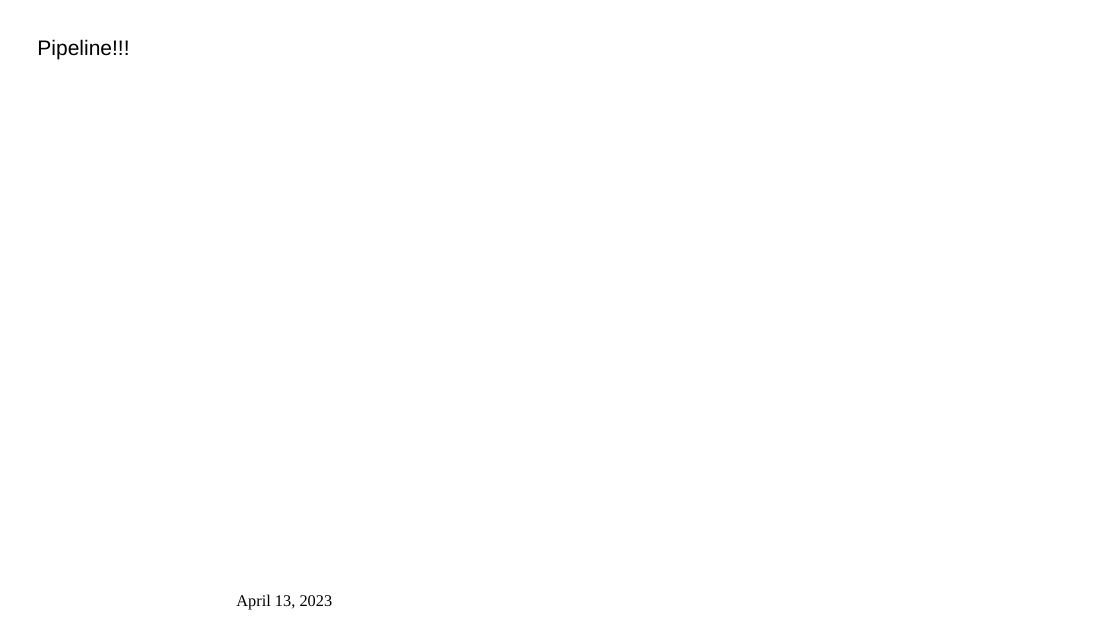
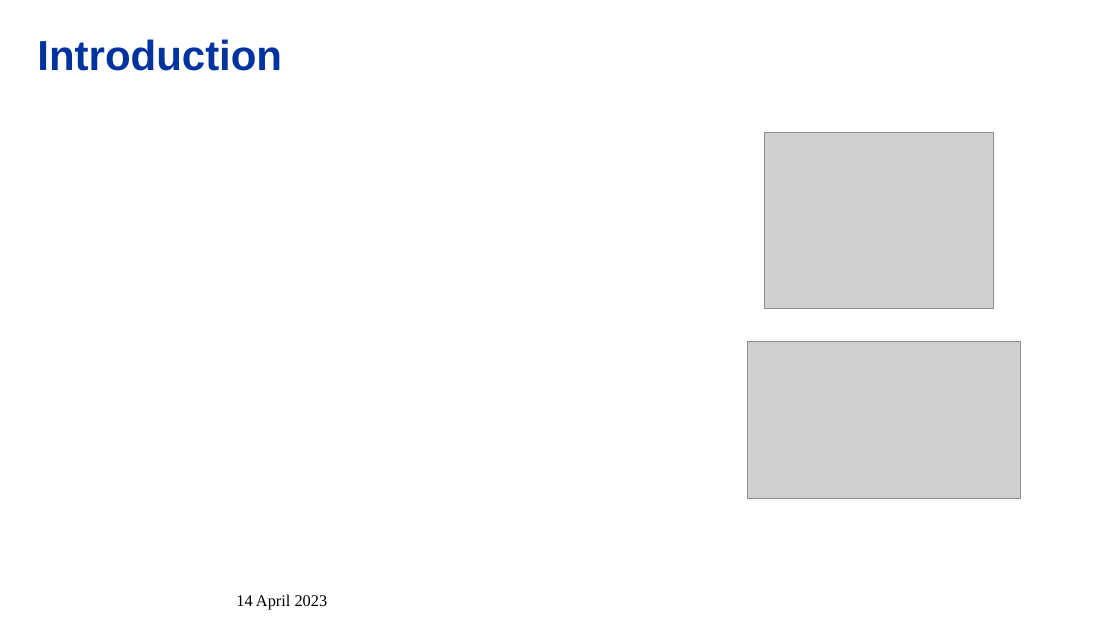
Before and after one commit to alejandroborj/ML-Optic-Correction, a slide deck: slide 3 of Machine Learning for Optic Correction.pptx. Drawn at 1120x630 pixels with LibreOffice and Linux fonts; fonts in the diff are those of the drawing; grey boxes stand for pictures; background and template pictures are left out. Boxes give left, top, right and bottom in pixels: in the first picture for what was removed or moved away, otherwise in the second. Text is boxed around its words. In the diff, an @@ line names an element or a change of style, - is before the commit and + after.

```diff
--- a/Machine Learning for Optic Correction.pptx
+++ b/Machine Learning for Optic Correction.pptx
@@ title at bbox=[37, 39, 282, 71]: text changed; size 18 to 36 pt; text colour #000000 to #0033A0; bold on @@
-Pipeline!!!
+Introduction
@@ picture added at bbox=[765, 132, 993, 308] @@
@@ picture added at bbox=[748, 341, 1021, 498] @@
@@ text at bbox=[236, 594, 328, 610]: text changed @@
-April 13, 2023
+14 April 2023
```
Also in this commit, not shown: 4 other slides changed, 4 slides added, 19 slides removed, 3 other files.
